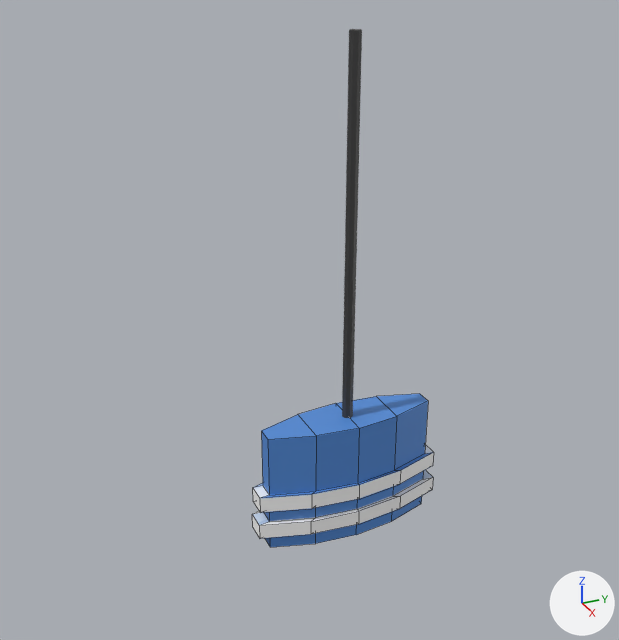
One commit to the Blender file Models/Graphics/aisleSign/aisle sign.blend: the scene before it, then after it.
Camera for both pictures: a 50 mm camera at (25.0, -12.8, 35.2) aimed at (-0.4, -1.4, 22.5). The axes (+X, +Y, +Z) are drawn at lower right. The lights are the same throughout. Mesh edges are drawn as thin lines on the coarser meshes.

Before the edit, the objects in view are built like this:
```python
me_cube_001 = bpy.data.meshes.new('Cube.001')
me_cube_001.from_pydata(...)  # 100 vertices, 98 faces; spans x -1.14..1.14, y -1.13..1.13, z -1.0..1.0
me_cube_001.materials.append(mat_material_002)  # picture img_aislesigntexture
me_cylinder = bpy.data.meshes.new('Cylinder')
me_cylinder.from_pydata(...)  # an 8-sided cylinder along z spanning x -1.0..1.0, y -1.0..1.0, z -1.0..1.0
me_cylinder.materials.append(mat_material_001)  # black #3d3d3d
ob_cube = bpy.data.objects.new('Cube', me_cube_001)
ob_cube.location = (0.0, 0.0, 16.04)
ob_cube.scale = (1.0, 3.35, 2.43)
ob_cylinder = bpy.data.objects.new('Cylinder', me_cylinder)
ob_cylinder.location = (0.0, 0.0, 25.24)
ob_cylinder.scale = (0.214, 0.214, 7.1)
```
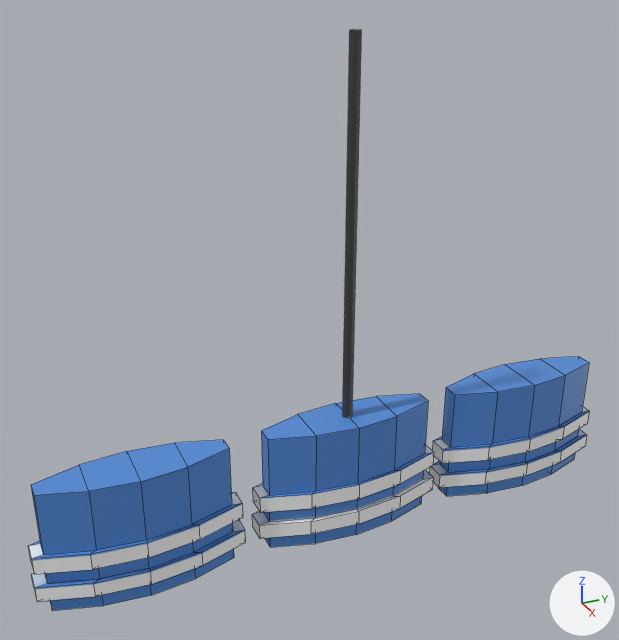
Changed parts and their boxes (x1, y1, x2, y2) in the pictures (619 x 640 px):
'Aisle 2', added (blue)
    after: (29, 440, 245, 611)
'Aisle 3', added (blue)
    after: (430, 356, 589, 496)

What the commit changed:
Mesh me_cube_003 is new.
It has 100 vertices, 98 faces and spans x -1.14..1.14, y -1.13..1.13, z -1.0..1.0.
It uses material mat_material_002 (picture img_aislesigntexture).
Mesh me_cube_002 is new.
It has 100 vertices, 98 faces and spans x -1.14..1.14, y -1.13..1.13, z -1.0..1.0.
It uses material mat_material_002 (picture img_aislesigntexture).
Object 'Aisle 3' (ob_aisle_3) is new; it shows me_cube_003.
Its location is (0.0, 7.92, 16.04).
Its scale is (1.0, 3.35, 2.43).
Object 'Aisle 2' (ob_aisle_2) is new; it shows me_cube_002.
Its location is (0.0, -8.17, 16.04).
Its scale is (1.0, 3.35, 2.43).
